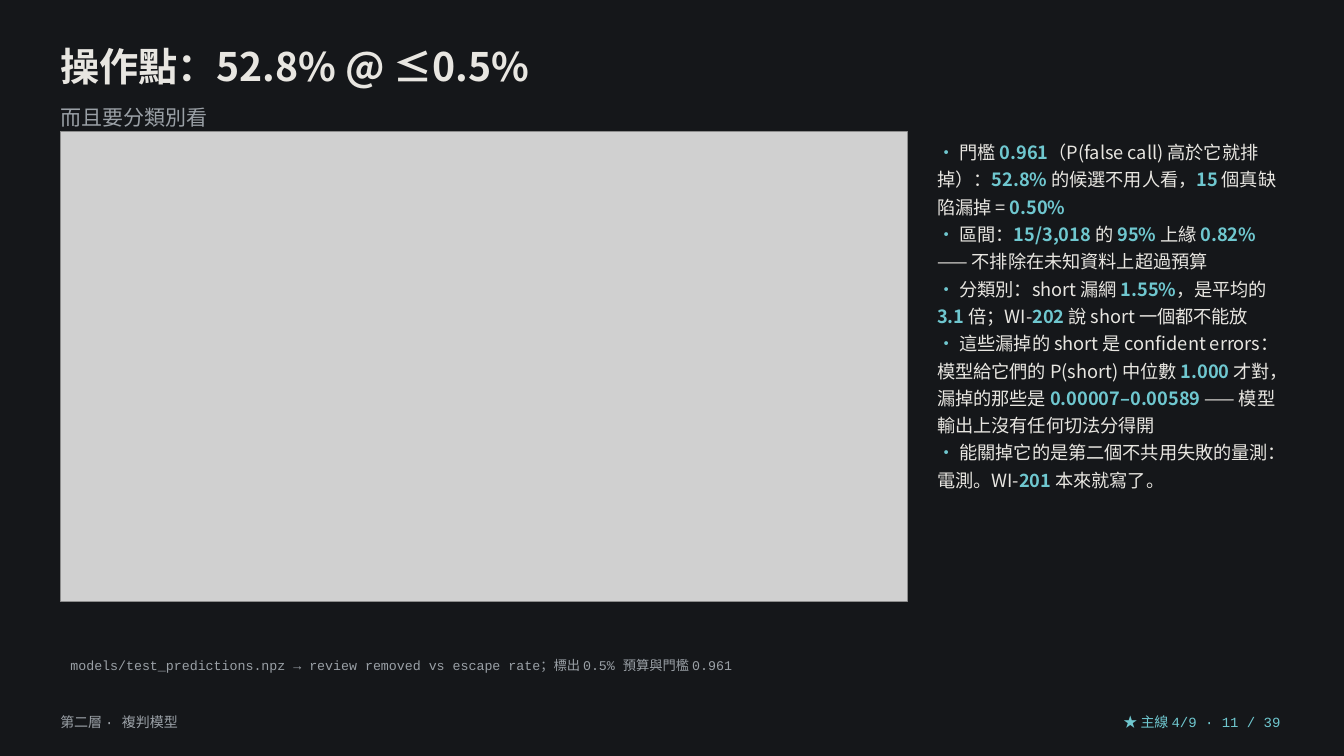
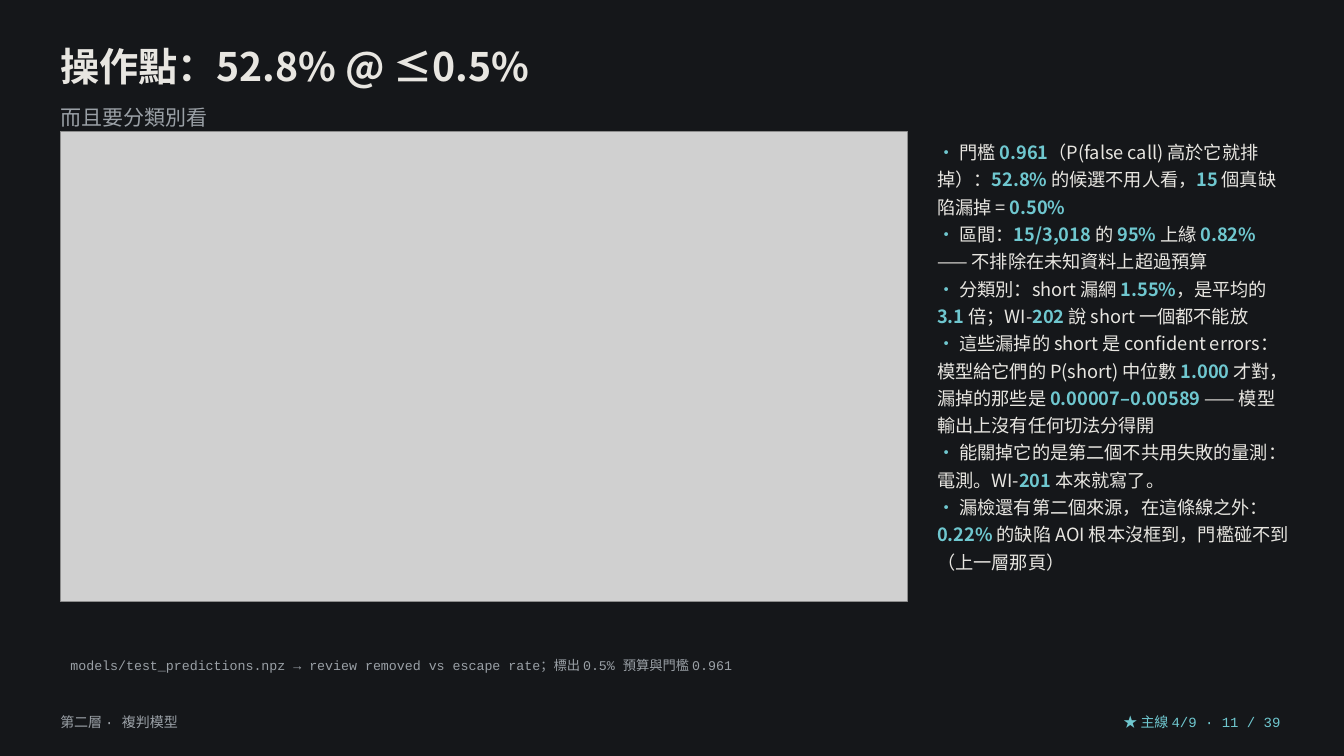
Before and after one commit to lin891020/aoi-agent, a slide deck: slide 11 of docs/deck/aoi-agent-journey.zh-TW.pptx. Drawn at 1344x756 pixels with LibreOffice and Linux fonts; fonts in the diff are those of the drawing; grey boxes stand for pictures. Boxes give left, top, right and bottom in pixels: in the first picture for what was removed or moved away, otherwise in the second. Text is boxed around its words. In the diff, an @@ line names an element or a change of style, - is before the commit and + after.

```diff
--- a/docs/deck/aoi-agent-journey.zh-TW.pptx
+++ b/docs/deck/aoi-agent-journey.zh-TW.pptx
@@ text at [937,498,1289,571]: paragraph added @@
+• 漏檢還有第二個來源，在這條線之外：0.22% 的缺陷 AOI 根本沒框到，門檻碰不到（上一層那頁）
```
Also in this commit, not shown: 3 other files.
